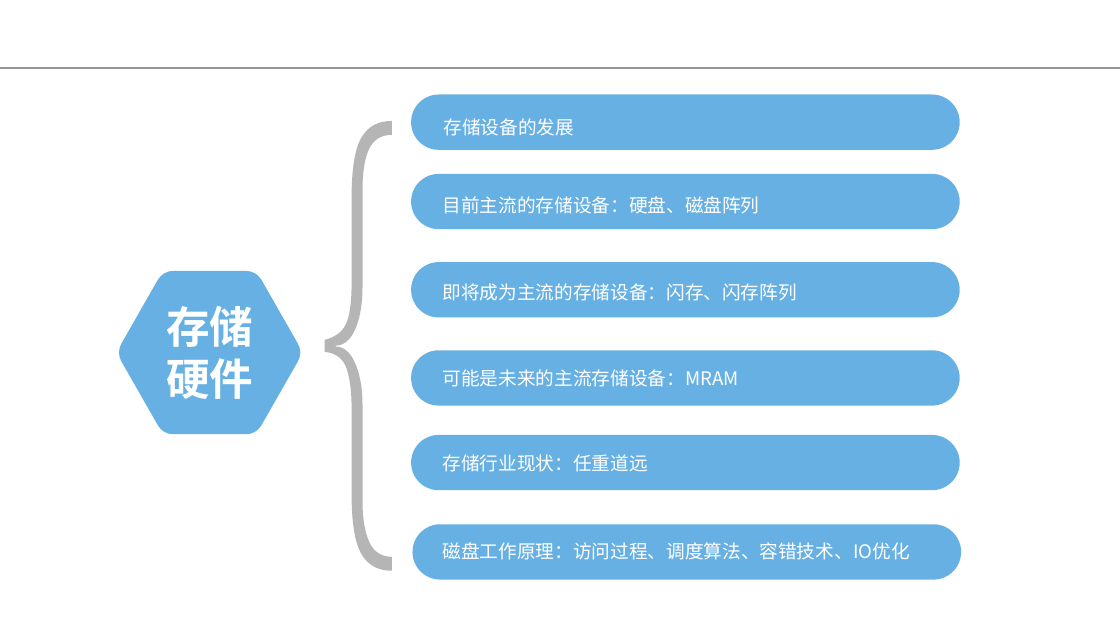
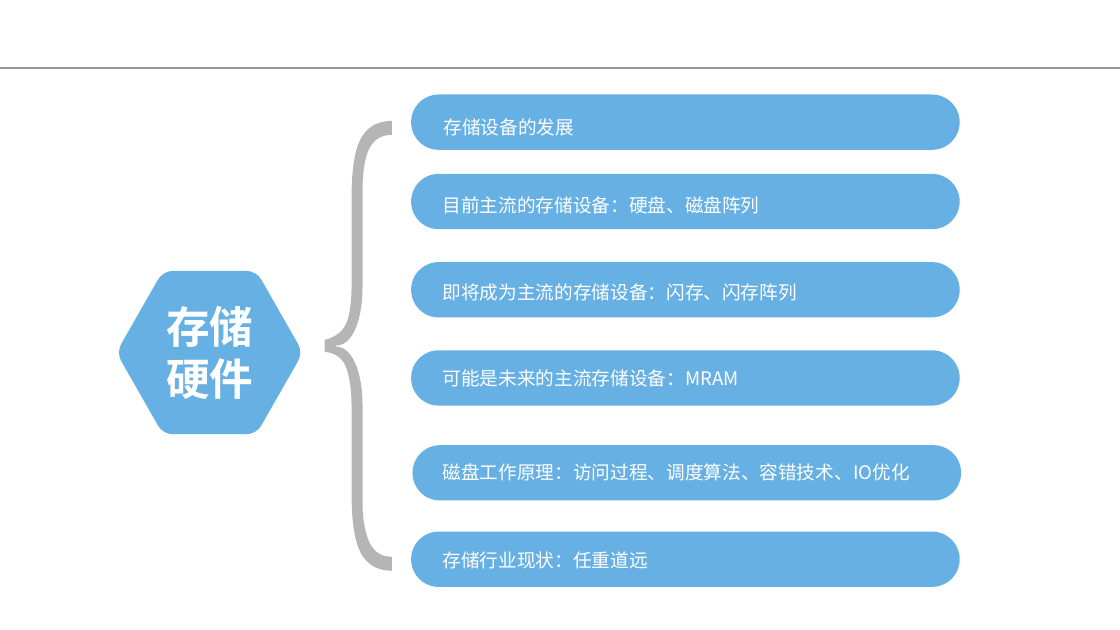
Before and after one commit to foreverfruit/Doc, a slide deck: slide 3 of 学习汇报.pptx. Drawn at 1120x630 pixels with LibreOffice and Linux fonts; fonts in the diff are those of the drawing. Boxes give left, top, right and bottom in pixels: in the first picture for what was removed or moved away, otherwise in the second. Text is boxed around its words. In the diff, an @@ line names an element or a change of style, - is before the commit and + after.

Commit message:
ppt

```diff
--- a/学习汇报.pptx
+++ b/学习汇报.pptx
@@ rounded rectangle: place and size @@
-rounded rectangle at box(412, 524, 961, 579)
+rounded rectangle at box(412, 445, 961, 500)
@@ text "磁盘工作原理：访问过程、调度算法、容错技术、IO优化": place and size @@
-text "磁盘工作原理：访问过程、调度算法、容错技术、IO优化" at box(443, 542, 910, 560)
+text "磁盘工作原理：访问过程、调度算法、容错技术、IO优化" at box(443, 463, 910, 481)
@@ rounded rectangle: place and size @@
-rounded rectangle at box(411, 435, 960, 489)
+rounded rectangle at box(411, 532, 960, 587)
@@ text "存储行业现状：任重道远": place and size @@
-text "存储行业现状：任重道远" at box(443, 454, 648, 472)
+text "存储行业现状：任重道远" at box(443, 551, 648, 569)
```
